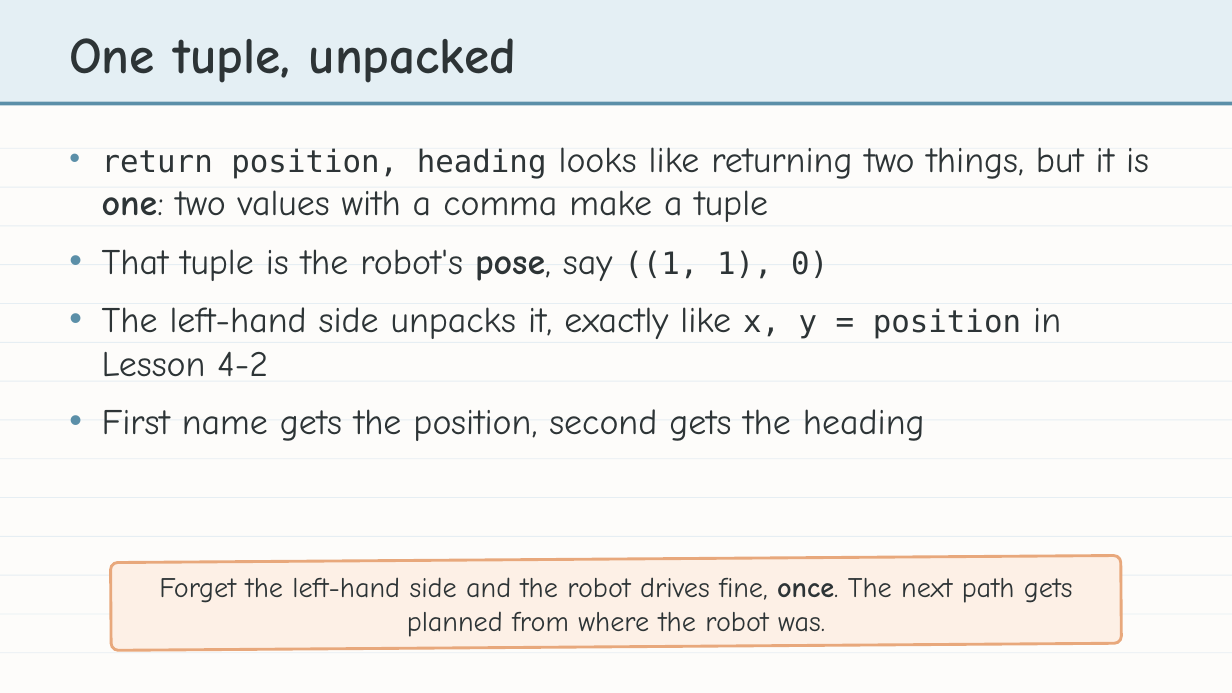
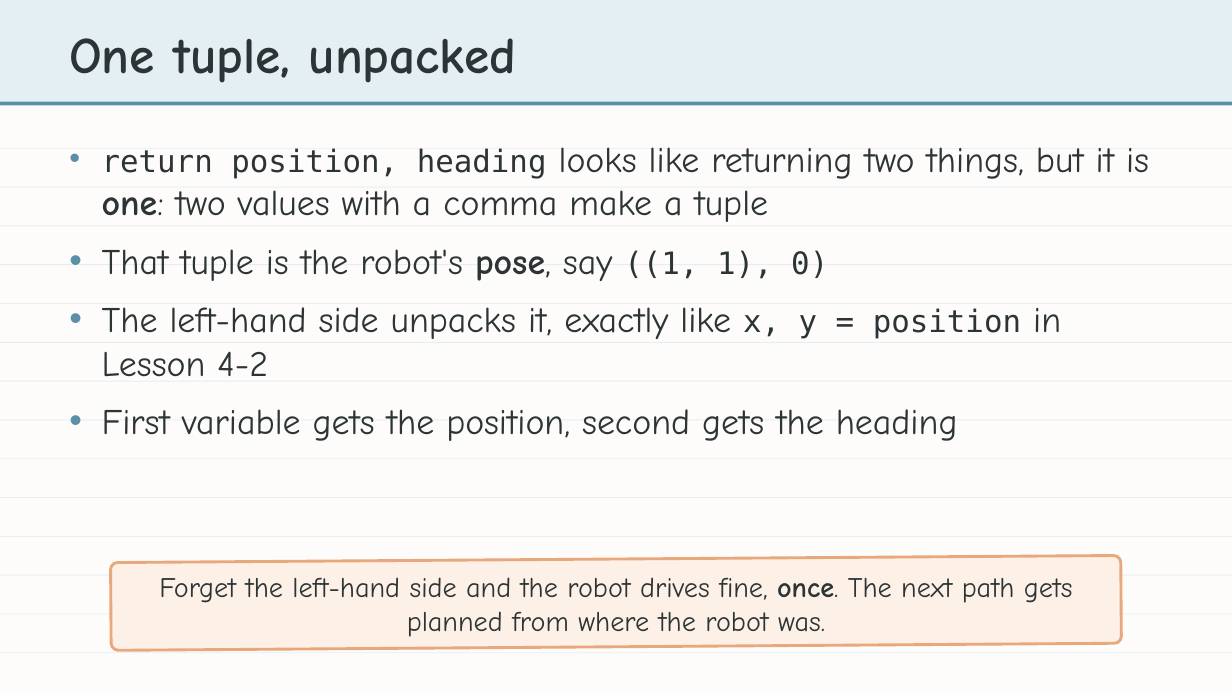
Before and after one commit to bradamiller/LearningPython, a slide deck: slide 13 of static/slides/module-04-manhattan/module-4-lesson-08-driving-the-path.pptx. Drawn at 1232x693 pixels with LibreOffice and Linux fonts; fonts in the diff are those of the drawing. Boxes give left, top, right and bottom in pixels: in the first picture for what was removed or moved away, otherwise in the second. Text is boxed around its words. In the diff, an @@ line names an element or a change of style, - is before the commit and + after.

```diff
--- a/static/slides/module-04-manhattan/module-4-lesson-08-driving-the-path.pptx
+++ b/static/slides/module-04-manhattan/module-4-lesson-08-driving-the-path.pptx
@@ text at <box>102,409,958,441</box>: text changed @@
-• First name gets the position, second gets the heading
+• First variable gets the position, second gets the heading
```
Also in this commit, not shown: 8 other files.
